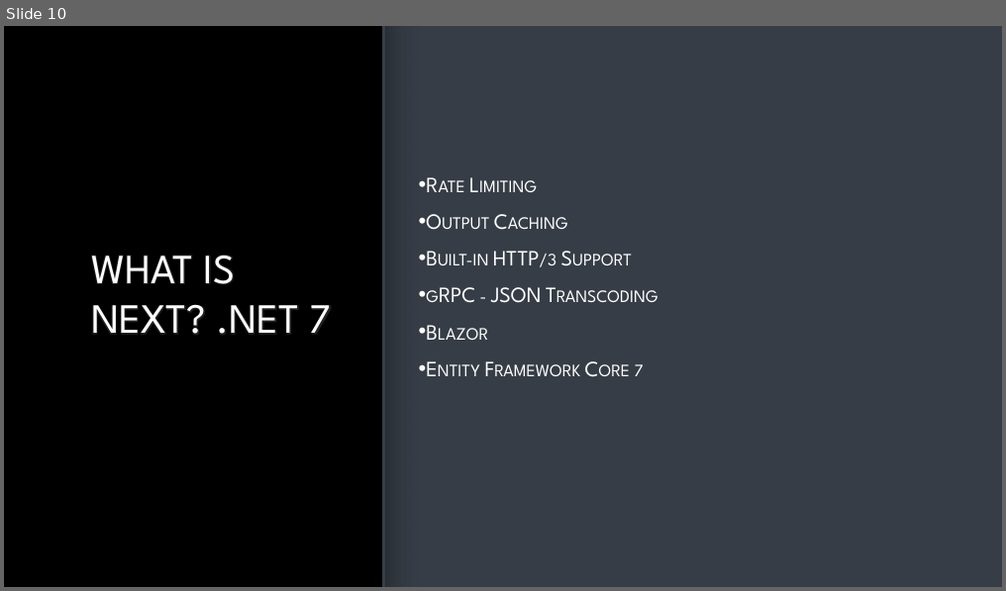
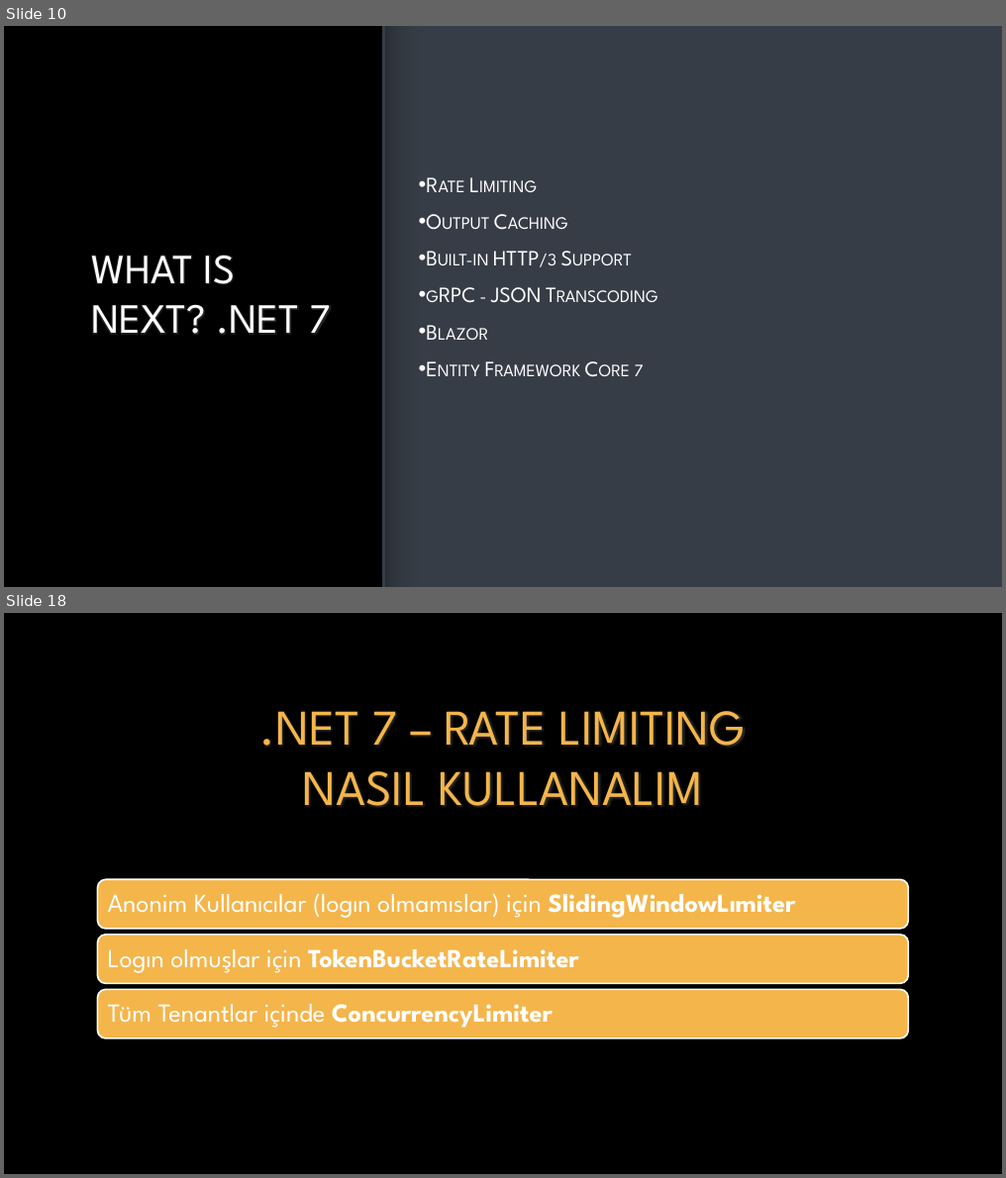
Before and after one commit to ogu83/dotnet7Talks, a slide deck: presentation.pptx. Shown one above the other, each under a label of ours: slide 10 before the commit, slides 10 and 18 after it; the slides between them are not shown. The pictures are 1006x591 and 1006x1178 pixels, drawn with LibreOffice and Linux fonts; fonts in the diff are those of the drawing; background and template pictures are left out. Boxes give left, top, right and bottom in pixels: in the first picture for what was removed or moved away, otherwise in the second. Text is boxed around its words. In the diff, an @@ line names an element or a change of style, - is before the commit and + after.

Commit message:
presentation

```diff
--- a/presentation.pptx
+++ b/presentation.pptx
@@ slide 18 added at [4,613,1002,1174], background picture (left out) @@
@@ title added at [260,711,746,806], 48 pt, text #F4B54B @@
+.NET 7 – RATE LIMITING
+NASIL KULLANALIM
@@ group added at [98,879,908,1039]: 3 rounded rectangles, 3 texts @@
+Anonim Kullanıcılar (logın olmamıslar) için SlidingWindowLımiter
+Logın olmuşlar için TokenBucketRateLimiter
+Tüm Tenantlar içinde ConcurrencyLimiter
```
Also in this commit, not shown: 19 other slides added, 2 other files.
